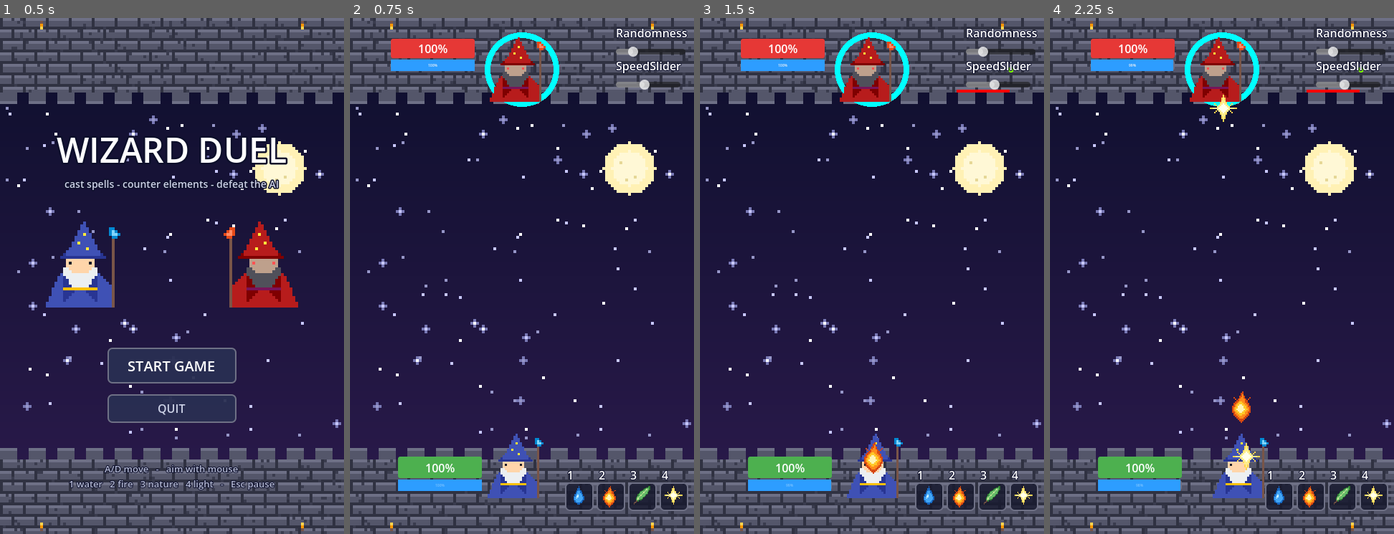
Above: before the commit, frames 1-4 (left to right).
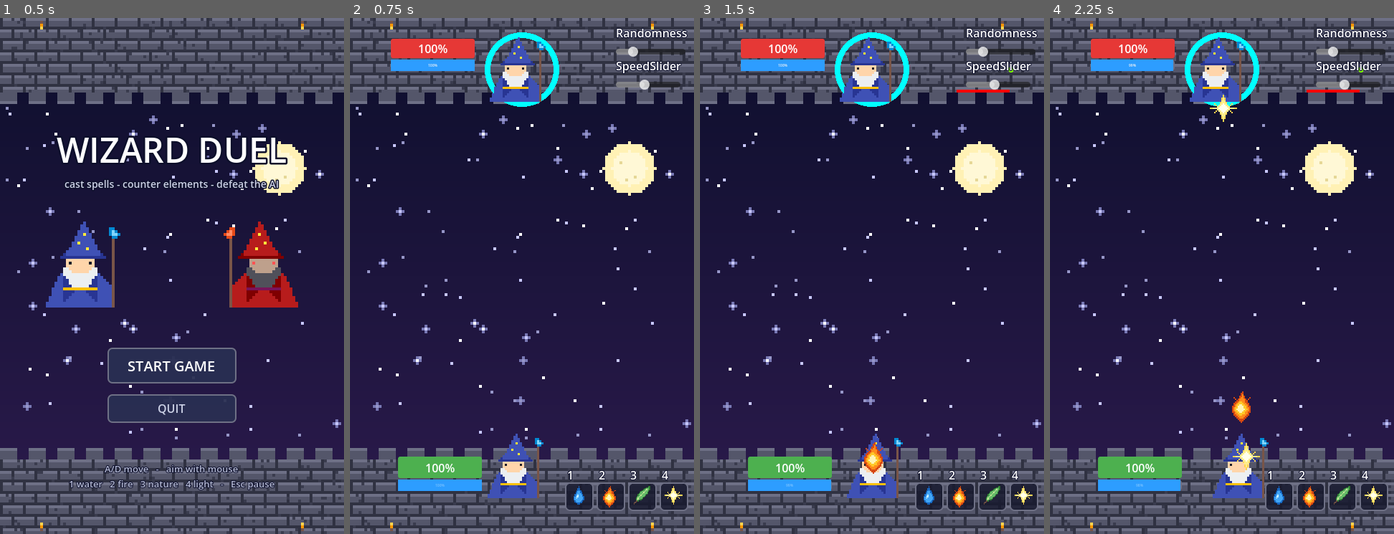
Above: after the commit, the same moments.

Repository: togewolf/computer_games_end_project
Game: Godot game, scene res://MainMenu.tscn
The game is run twice, just before and just after one commit, with the same random seed, the same clock (stepped at 60 frames per second) and the same inputs.
Inputs (mouse positions are in pixels of both pictures, inside the frame that each line leads up to):
- Up to frame 1 (0.5 s): no input
- Up to frame 2 (0.75 s): click "START GAME" at 0.5 s
- Up to frame 3 (1.5 s): tap Enter at 1.25 s; move the mouse to (947, 250) at 1.27 s; hold D (move_right) from 1.28 s (still down); tap 2 (cast_fire) at 1.35 s
- Up to frame 4 (2.25 s): move the mouse to (1153, 301) at 2.02 s; release D (move_right) at 2.03 s; hold A (move_left) from 2.03 s (still down); tap 4 (cast_light) at 2.1 s

Frame 1 is identical in both runs. In frame 2, 1.0% of the frame differs, in the area x 40-57%, y 3-17%; in frame 3, 1.0%; in frame 4, 1.0%.

Commit message:
fixed crash & updated readme

Diff:
--- a/Arena.tscn
+++ b/Arena.tscn
@@ -6,13 +6,12 @@
 [ext_resource type="Script" uid="uid://k3xqv7pcbf63" path="res://agent.gd" id="3_vbyki"]
 [ext_resource type="Script" uid="uid://cd41dt20v50u4" path="res://voice_manager.gd" id="5_jycnn"]
 [ext_resource type="Texture2D" uid="uid://c7o84fhli0h4g" path="res://assets/arena_background.png" id="6_bgart"]
-[ext_resource type="Texture2D" path="res://assets/wizard_agent.png" id="7_agart"]
-[ext_resource type="Texture2D" uid="uid://crsli1pniw505" path="res://assets/projectile_water.png" id="8_icwat"]
+[ext_resource type="Texture2D" uid="uid://dex86xw6jmy62" path="res://assets/projectile_water.png" id="8_icwat"]
 [ext_resource type="Texture2D" uid="uid://bwl3takt56r6l" path="res://assets/projectile_fire.png" id="9_icfir"]
 [ext_resource type="Texture2D" uid="uid://cktd4d7hskudy" path="res://assets/projectile_nature.png" id="10_icnat"]
-[ext_resource type="Texture2D" uid="uid://bd2ihf1he0x1p" path="res://assets/projectile_light.png" id="11_iclig"]
-[ext_resource type="Script" path="res://game_over.gd" id="12_gover"]
-[ext_resource type="Script" path="res://pause_menu.gd" id="13_pause"]
+[ext_resource type="Texture2D" uid="uid://du6adg5wr56xe" path="res://assets/projectile_light.png" id="11_iclig"]
+[ext_resource type="Script" uid="uid://b2n4g0vsrydki" path="res://game_over.gd" id="12_gover"]
+[ext_resource type="Script" uid="uid://ciouixlg27l44" path="res://pause_menu.gd" id="13_pause"]
 
 [sub_resource type="RectangleShape2D" id="RectangleShape2D_fsirm"]
 size = Vector2(488.00037, 561.99976)
@@ -77,6 +76,18 @@
 corner_radius_bottom_right = 6
 corner_radius_bottom_left = 6
 
+[sub_resource type="StyleBoxFlat" id="StyleBoxFlat_btnpressed"]
+bg_color = Color(0.07, 0.08, 0.15, 0.95)
+border_width_left = 2
+border_width_top = 2
+border_width_right = 2
+border_width_bottom = 2
+border_color = Color(0.43, 0.44, 0.52, 1)
+corner_radius_top_left = 6
+corner_radius_top_right = 6
+corner_radius_bottom_right = 6
+corner_radius_bottom_left = 6
+
 [sub_resource type="StyleBoxFlat" id="StyleBoxFlat_btnhover"]
 bg_color = Color(0.24, 0.27, 0.45, 0.95)
 border_width_left = 2
@@ -89,18 +100,6 @@
 corner_radius_bottom_right = 6
 corner_radius_bottom_left = 6
 
-[sub_resource type="StyleBoxFlat" id="StyleBoxFlat_btnpressed"]
-bg_color = Color(0.07, 0.08, 0.15, 0.95)
-border_width_left = 2
-border_width_top = 2
-border_width_right = 2
-border_width_bottom = 2
-border_color = Color(0.43, 0.44, 0.52, 1)
-corner_radius_top_left = 6
-corner_radius_top_right = 6
-corner_radius_bottom_right = 6
-corner_radius_bottom_left = 6
-
 [node name="Arena" type="Node2D" unique_id=2107833212]
 script = ExtResource("1_u45fm")
 
@@ -116,9 +115,6 @@
 [node name="WizardAgent" parent="." unique_id=1876664981 instance=ExtResource("2_vbyki")]
 position = Vector2(233, 72.00006)
 script = ExtResource("3_vbyki")
-
-[node name="Sprite2D" parent="WizardAgent" index="0" unique_id=1010906370]
-texture = ExtResource("7_agart")
 
 [node name="PerceptionArea" type="Area2D" parent="WizardAgent" unique_id=323163152]
 
@@ -335,6 +331,7 @@
 script = ExtResource("12_gover")
 
 [node name="Dim" type="ColorRect" parent="GameOverLayer" unique_id=1912450402]
+anchors_preset = 15
 anchor_right = 1.0
 anchor_bottom = 1.0
 color = Color(0, 0, 0, 0.6)
@@ -347,40 +344,42 @@
 theme_override_styles/panel = SubResource("StyleBoxFlat_slot")
 
 [node name="Result" type="Label" parent="GameOverLayer/Panel" unique_id=1912450404]
-offset_left = 0.0
+layout_mode = 0
 offset_top = 25.0
 offset_right = 300.0
 offset_bottom = 80.0
+theme_override_colors/font_color = Color(1, 1, 1, 1)
+theme_override_colors/font_outline_color = Color(0.05, 0.06, 0.17, 1)
+theme_override_constants/outline_size = 8
+theme_override_font_sizes/font_size = 36
 text = "VICTORY!"
 horizontal_alignment = 1
-theme_override_colors/font_color = Color(1, 1, 1, 1)
-theme_override_colors/font_outline_color = Color(0.05, 0.06, 0.17, 1)
-theme_override_constants/outline_size = 8
-theme_override_font_sizes/font_size = 36
 
 [node name="RestartButton" type="Button" parent="GameOverLayer/Panel" unique_id=1912450405]
+layout_mode = 0
 offset_left = 60.0
 offset_top = 105.0
 offset_right = 240.0
 offset_bottom = 145.0
-text = "RESTART"
 theme_override_colors/font_color = Color(1, 1, 1, 1)
 theme_override_font_sizes/font_size = 16
 theme_override_styles/normal = SubResource("StyleBoxFlat_btn")
+theme_override_styles/pressed = SubResource("StyleBoxFlat_btnpressed")
 theme_override_styles/hover = SubResource("StyleBoxFlat_btnhover")
-theme_override_styles/pressed = SubResource("StyleBoxFlat_btnpressed")
+text = "RESTART"
 
 [node name="MenuButton" type="Button" parent="GameOverLayer/Panel" unique_id=1912450406]
+layout_mode = 0
 offset_left = 60.0
 offset_top = 155.0
 offset_right = 240.0
 offset_bottom = 195.0
-text = "MAIN MENU"
 theme_override_colors/font_color = Color(0.8, 0.82, 0.9, 1)
 theme_override_font_sizes/font_size = 16
 theme_override_styles/normal = SubResource("StyleBoxFlat_btn")
+theme_override_styles/pressed = SubResource("StyleBoxFlat_btnpressed")
 theme_override_styles/hover = SubResource("StyleBoxFlat_btnhover")
-theme_override_styles/pressed = SubResource("StyleBoxFlat_btnpressed")
+text = "MAIN MENU"
 
 [node name="PauseLayer" type="CanvasLayer" parent="." unique_id=1912450411]
 process_mode = 3
@@ -388,6 +387,7 @@
 script = ExtResource("13_pause")
 
 [node name="Dim" type="ColorRect" parent="PauseLayer" unique_id=1912450412]
+anchors_preset = 15
 anchor_right = 1.0
 anchor_bottom = 1.0
 color = Color(0, 0, 0, 0.6)
@@ -400,40 +400,42 @@
 theme_override_styles/panel = SubResource("StyleBoxFlat_slot")
 
 [node name="Title" type="Label" parent="PauseLayer/Panel" unique_id=1912450414]
-offset_left = 0.0
+layout_mode = 0
 offset_top = 25.0
 offset_right = 300.0
 offset_bottom = 80.0
+theme_override_colors/font_color = Color(1, 1, 1, 1)
+theme_override_colors/font_outline_color = Color(0.05, 0.06, 0.17, 1)
+theme_override_constants/outline_size = 8
+theme_override_font_sizes/font_size = 36
 text = "PAUSED"
 horizontal_alignment = 1
-theme_override_colors/font_color = Color(1, 1, 1, 1)
-theme_override_colors/font_outline_color = Color(0.05, 0.06, 0.17, 1)
-theme_override_constants/outline_size = 8
-theme_override_font_sizes/font_size = 36
 
 [node name="ContinueButton" type="Button" parent="PauseLayer/Panel" unique_id=1912450415]
+layout_mode = 0
 offset_left = 60.0
 offset_top = 105.0
 offset_right = 240.0
 offset_bottom = 145.0
-text = "CONTINUE"
 theme_override_colors/font_color = Color(1, 1, 1, 1)
 theme_override_font_sizes/font_size = 16
 theme_override_styles/normal = SubResource("StyleBoxFlat_btn")
+theme_override_styles/pressed = SubResource("StyleBoxFlat_btnpressed")
 theme_override_styles/hover = SubResource("StyleBoxFlat_btnhover")
-theme_override_styles/pressed = SubResource("StyleBoxFlat_btnpressed")
+text = "CONTINUE"
 
 [node name="MenuButton" type="Button" parent="PauseLayer/Panel" unique_id=1912450416]
+layout_mode = 0
 offset_left = 60.0
 offset_top = 155.0
 offset_right = 240.0
 offset_bottom = 195.0
-text = "MAIN MENU"
 theme_override_colors/font_color = Color(0.8, 0.82, 0.9, 1)
 theme_override_font_sizes/font_size = 16
 theme_override_styles/normal = SubResource("StyleBoxFlat_btn")
+theme_override_styles/pressed = SubResource("StyleBoxFlat_btnpressed")
 theme_override_styles/hover = SubResource("StyleBoxFlat_btnhover")
-theme_override_styles/pressed = SubResource("StyleBoxFlat_btnpressed")
+text = "MAIN MENU"
 
 [connection signal="pressed" from="GameOverLayer/Panel/RestartButton" to="GameOverLayer" method="_on_restart_pressed"]
 [connection signal="pressed" from="GameOverLayer/Panel/MenuButton" to="GameOverLayer" method="_on_menu_pressed"]
--- a/arena.gd
+++ b/arena.gd
@@ -68,18 +68,38 @@
 
 	match effect_name:
 		"fire":
-			player.cast_spell(Globals.Element.FIRE, target)
+			player.cast_spell(
+			Globals.SpellDescriptor.new(
+			Globals.Element.FIRE,
+			Globals.ProjectileSpeed.NORMAL,
+			Globals.ProjectileMode.PROJECTILE),
+			get_global_mouse_position())
 		"water":
-			player.cast_spell(Globals.Element.WATER, target)
+			player.cast_spell(
+			Globals.SpellDescriptor.new(
+			Globals.Element.WATER,
+			Globals.ProjectileSpeed.NORMAL,
+			Globals.ProjectileMode.PROJECTILE),
+			get_global_mouse_position())
 		"nature":
-			player.cast_spell(Globals.Element.NATURE, target)
+			player.cast_spell(
+			Globals.SpellDescriptor.new(
+			Globals.Element.NATURE,
+			Globals.ProjectileSpeed.NORMAL,
+			Globals.ProjectileMode.PROJECTILE),
+			get_global_mouse_position())
 		"light":
-			player.cast_spell(Globals.Element.LIGHT, target)
-		"placeholder_1": print("Placeholder 1 triggered!")
-		"placeholder_2": print("Placeholder 2 triggered!")
-		"placeholder_3": print("Placeholder 3 triggered!")
-		"placeholder_4": print("Placeholder 4 triggered!")
-		"placeholder_5": print("Placeholder 5 triggered!")
+			player.cast_spell(
+			Globals.SpellDescriptor.new(
+			Globals.Element.LIGHT,
+			Globals.ProjectileSpeed.NORMAL,
+			Globals.ProjectileMode.PROJECTILE),
+			get_global_mouse_position())
+		"projectile": print("projectile mode triggered!")
+		"target": print("target mode triggered!")
+		"noxo": print("slow triggered!")
+		"trodu": print("fast triggered!")
+		"pringo": print("fasteset triggered!")
 		_: print("Unknown effect received: ", effect_name)
 
 func _check_player_defeat(hp):
Not shown, changed: readme.md
